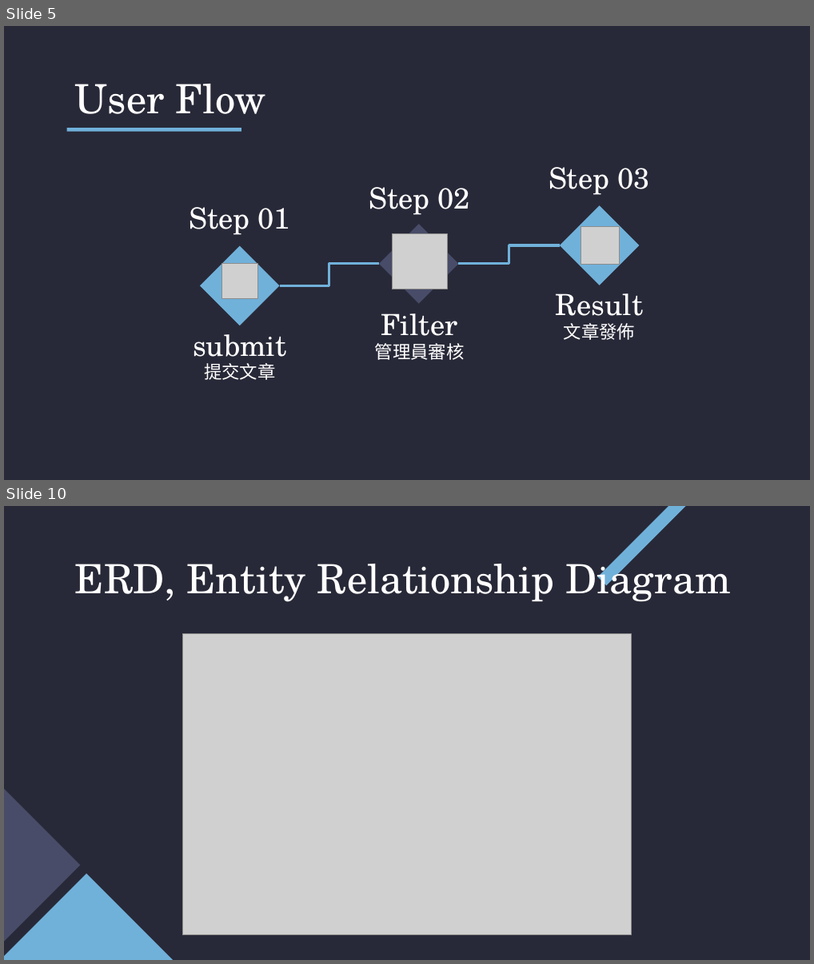
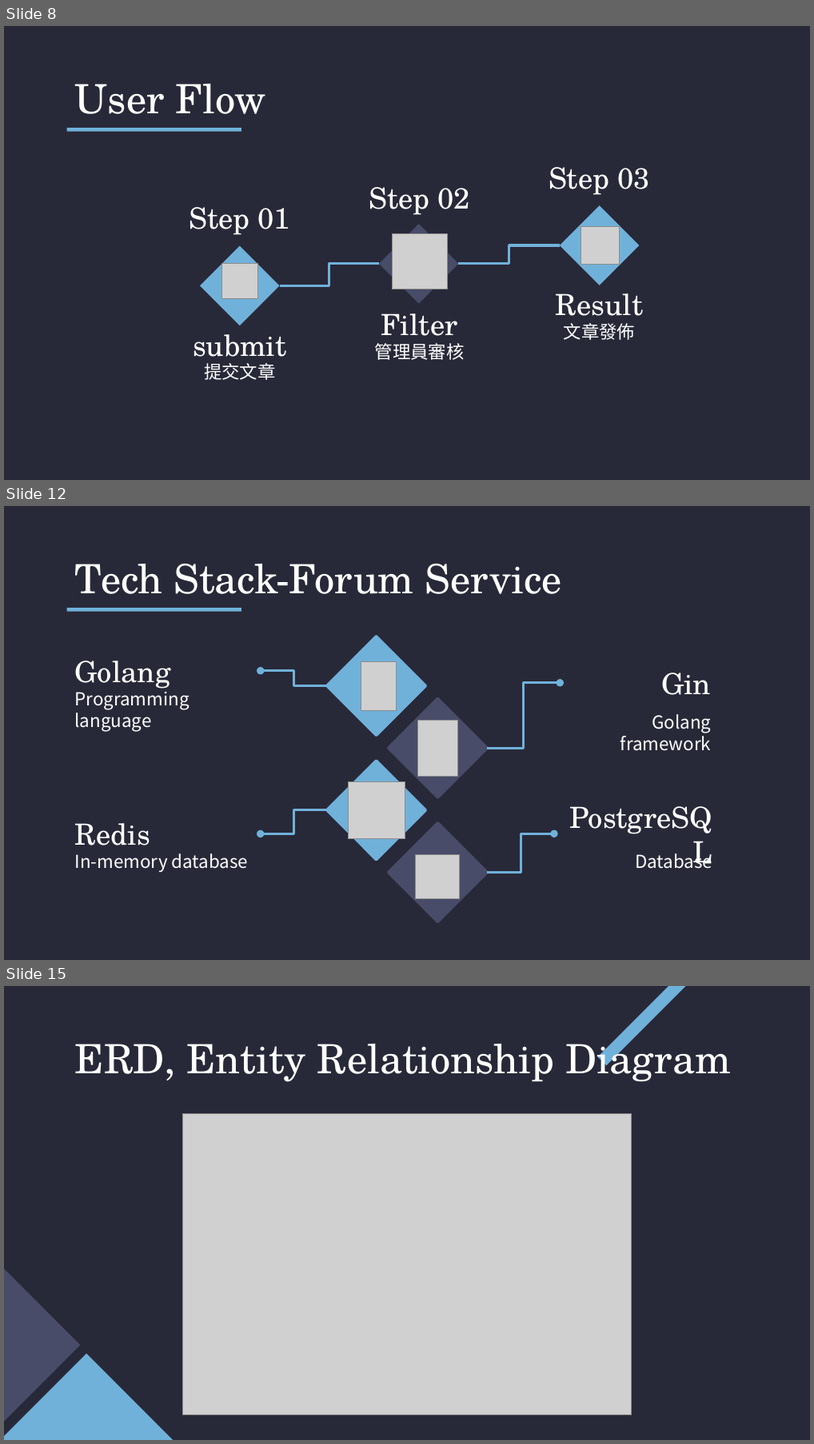
Before and after one commit to Kevin-Shen-and-Cipher/course-forum-presentation, a slide deck: 第一組-Course Forum.pptx. Shown one above the other, each under a label of ours: slides 5 and 10 before the commit, slides 8, 12 and 15 after it; the slides between them are not shown. The pictures are 814x964 and 814x1444 pixels, drawn with LibreOffice and Linux fonts; fonts in the diff are those of the drawing; grey boxes stand for pictures. Boxes give left, top, right and bottom in pixels: in the first picture for what was removed or moved away, otherwise in the second. Text is boxed around its words. In the diff, an @@ line names an element or a change of style, - is before the commit and + after.

```diff
--- a/第一組-Course Forum.pptx
+++ b/第一組-Course Forum.pptx
@@ slide 12 added at <box>4,506,810,960</box>, background #282938; not listed: 1 template element that a slide beside it also shows @@
@@ title added at <box>75,564,562,594</box>, 36 pt, text #FFFFFF @@
+Tech Stack-Forum Service
@@ text added at <box>75,660,171,688</box>, 26 pt, text #FFFFFF @@
+Golang
@@ elbow arrow added from (326, 686) to (261, 671), #70B1DA 2.25 pt @@
@@ picture added at <box>362,662,397,710</box> @@
@@ text added at <box>662,672,711,695</box>, 26 pt, text #FFFFFF @@
+Gin
@@ text added at <box>75,687,190,731</box>, 16 pt, text #FFFFFF @@
+Programming language
@@ elbow arrow added from (488, 748) to (561, 683), #70B1DA 2.25 pt @@
@@ picture added at <box>418,720,458,776</box> @@
@@ text added at <box>621,714,711,751</box>, 16 pt, text #FFFFFF @@
+Golang framework
@@ picture added at <box>348,781,406,838</box> @@
@@ elbow arrow added from (326, 810) to (261, 833), #70B1DA 2.25 pt @@
@@ text added at <box>75,823,150,845</box>, 26 pt, text #FFFFFF @@
+Redis
@@ group added at <box>326,636,488,921</box>: 4 diamonds @@
@@ elbow arrow added from (488, 872) to (554, 833), #70B1DA 2.25 pt @@
@@ text added at <box>554,819,722,848</box>, 26 pt, text #FFFFFF @@
+PostgreSQL
@@ text added at <box>75,853,248,872</box>, 16 pt, text #FFFFFF @@
+In-memory database
@@ picture added at <box>416,854,460,898</box> @@
@@ text added at <box>635,850,713,868</box>, 16 pt, text #FFFFFF @@
+Database
@@ what was slide 5 is now slide 8 @@
@@ what was slide 10 is now slide 15 @@
```
Also in this commit, not shown: 5 slides changed, 5 other slides added, 1 slide removed, 15 other files.
